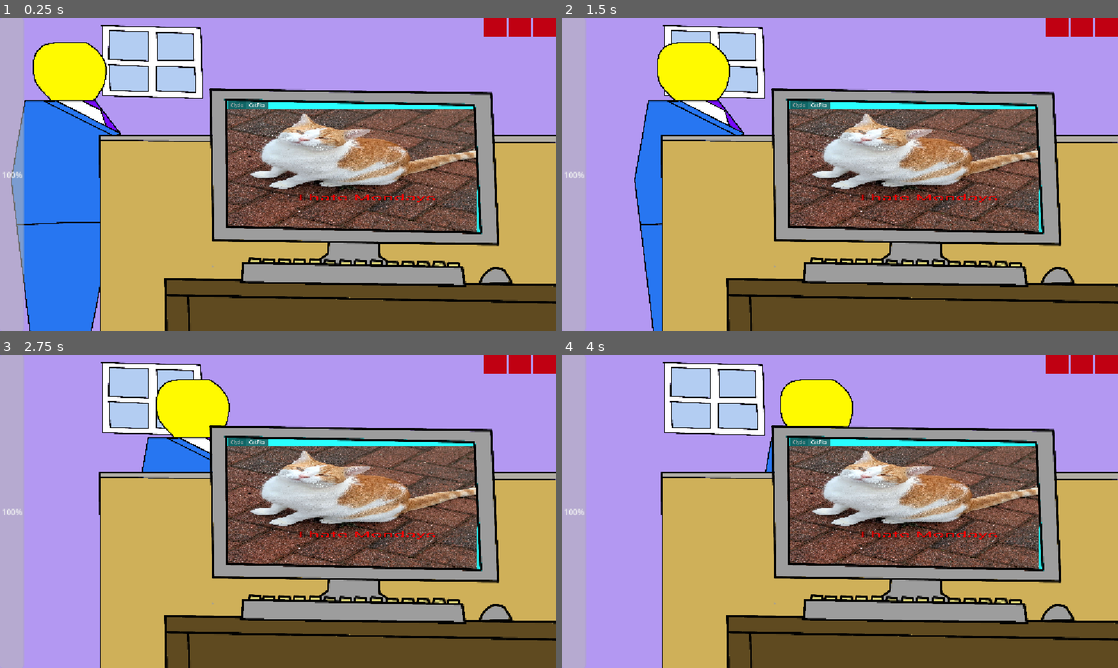
Above: before the commit, frames 1-4 (two rows, left to right).
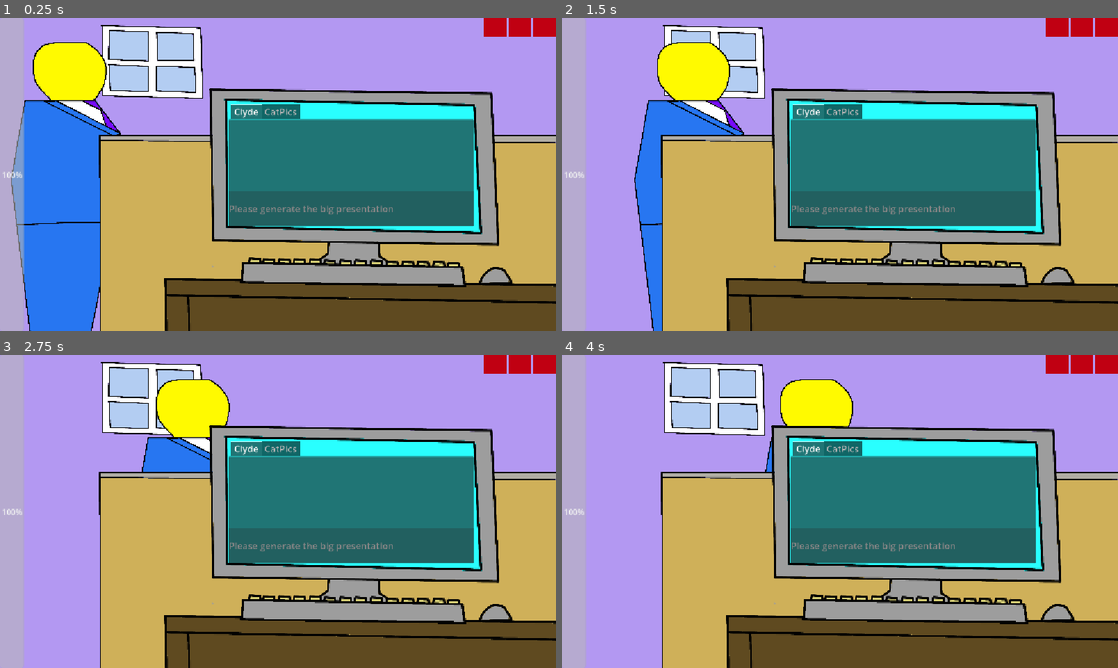
Above: after the commit, the same moments.

Repository: natleahh/gmtk-jam-2026
Game: Godot game, scene res://prototypes/ADHDHell/main.tscn
Two runs of this game, one before a commit and one after it. Both use one fixed random seed, a clock stepped at 60 frames per second and the inputs below. The project has no main scene, so this scene is started directly.
Inputs (mouse positions are in pixels of both pictures, inside the frame that each line leads up to):
- Up to frame 1 (0.25 s): no input
- Up to frame 2 (1.5 s): move the mouse to (962, 158) at 0.52 s; move the mouse to (728, 190) at 1.27 s
- Up to frame 3 (2.75 s): move the mouse to (333, 442) at 2.02 s
- Up to frame 4 (4 s): move the mouse to (812, 574) at 2.77 s; move the mouse to (1006, 558) at 3.52 s

The runs differ from the first frame. In frame 1, 17% of the frame differs, in the area x 40-86%, y 26-70%; in frame 2, 17%; in frame 3, 17%; in frame 4, 17%.

Commit message:
Update font size

Diff:
--- a/prototypes/ADHDHell/computer/clyde/main.gd
+++ b/prototypes/ADHDHell/computer/clyde/main.gd
@@ -61,6 +61,7 @@
 func create_chat_box():
 	var label: Label = Label.new()
 	label.autowrap_mode = TextServer.AUTOWRAP_WORD_SMART
+	label.add_theme_font_size_override("font_size", 32)
 	return label
 
 func update_chat(player_input: String, clyde_text: String, correct: bool) -> void:
--- a/prototypes/ADHDHell/computer/clyde/main.tscn
+++ b/prototypes/ADHDHell/computer/clyde/main.tscn
@@ -3,6 +3,8 @@
 [ext_resource type="Script" uid="uid://bhjkr0i2uoe7e" path="res://prototypes/ADHDHell/computer/clyde/main.gd" id="1_hjukk"]
 [ext_resource type="Script" uid="uid://c1daje6qrqiv" path="res://prototypes/ADHDHell/computer/clyde/scroll_container.gd" id="2_vaq0f"]
 [ext_resource type="Script" uid="uid://biqxf0b3yn4uk" path="res://prototypes/ADHDHell/computer/clyde/text_box.gd" id="3_e8ydp"]
+
+[sub_resource type="Theme" id="Theme_s8r6p"]
 
 [node name="Claude" type="Control" unique_id=668862452 node_paths=PackedStringArray("text_box", "chat_area", "scroll_container")]
 layout_mode = 3
@@ -13,6 +15,7 @@
 offset_bottom = -468.43698
 grow_horizontal = 2
 grow_vertical = 2
+theme = SubResource("Theme_s8r6p")
 script = ExtResource("1_hjukk")
 success_scaling = 1.5
 text_box = NodePath("VBoxContainer/TextBox")
@@ -56,7 +59,9 @@
 anchor_bottom = 1.0
 grow_horizontal = 2
 grow_vertical = 2
+theme_override_font_sizes/normal_font_size = 32
 bbcode_enabled = true
+text = "ASDGFHASDFHASDHASDFHJ"
 fit_content = true
 autowrap_trim_flags = 0
 vertical_alignment = 1
--- a/prototypes/ADHDHell/computer/computer.tscn
+++ b/prototypes/ADHDHell/computer/computer.tscn
@@ -29,21 +29,23 @@
 anchors_preset = 15
 anchor_right = 1.0
 anchor_bottom = 1.0
-offset_left = 5.0
-offset_top = 7.0
-offset_right = -21.0
+offset_left = 17.0
+offset_top = 20.0
+offset_right = -34.0
+offset_bottom = -29.0
 grow_horizontal = 2
 grow_vertical = 2
-current_tab = 1
+theme_override_font_sizes/font_size = 32
+current_tab = 0
 script = ExtResource("2_vmi4j")
 clyde = NodePath("Clyde")
 
 [node name="Clyde" parent="Control/ComputerTabs" unique_id=668862452 instance=ExtResource("3_vmi4j")]
-visible = false
 layout_mode = 2
 success_scaling = 2.2
 
 [node name="CatPics" type="TextureRect" parent="Control/ComputerTabs" unique_id=755751438]
+visible = false
 layout_mode = 2
 texture = ExtResource("4_odhl5")
 expand_mode = 1
